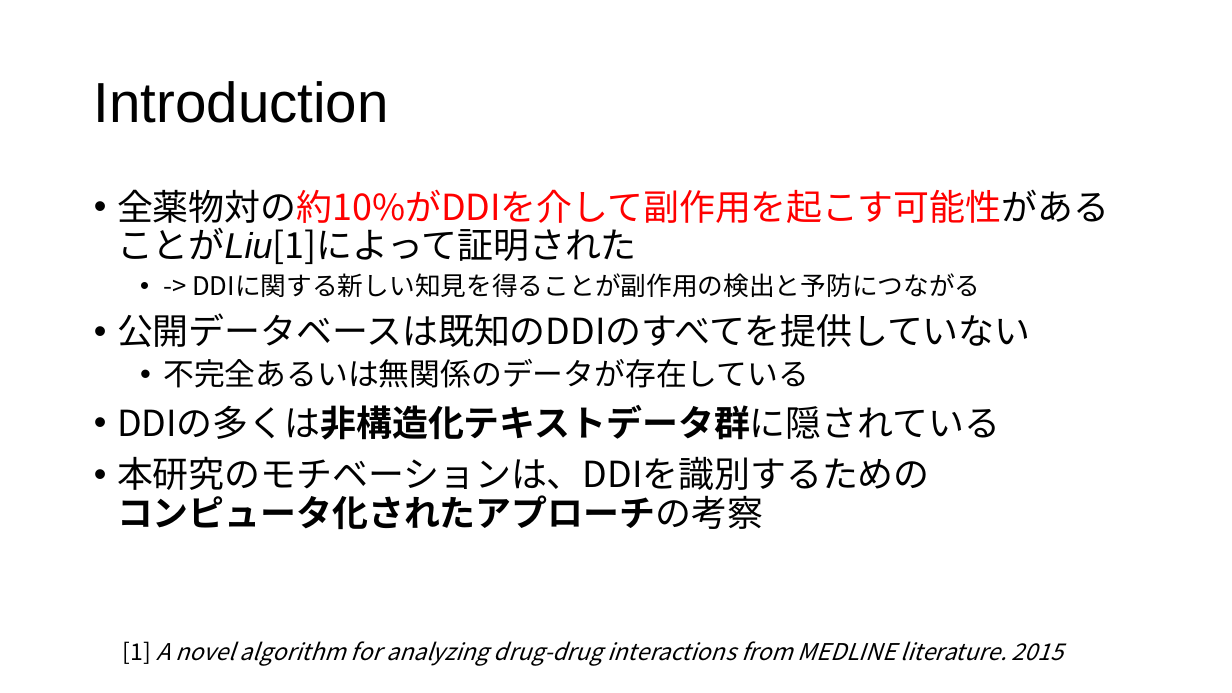
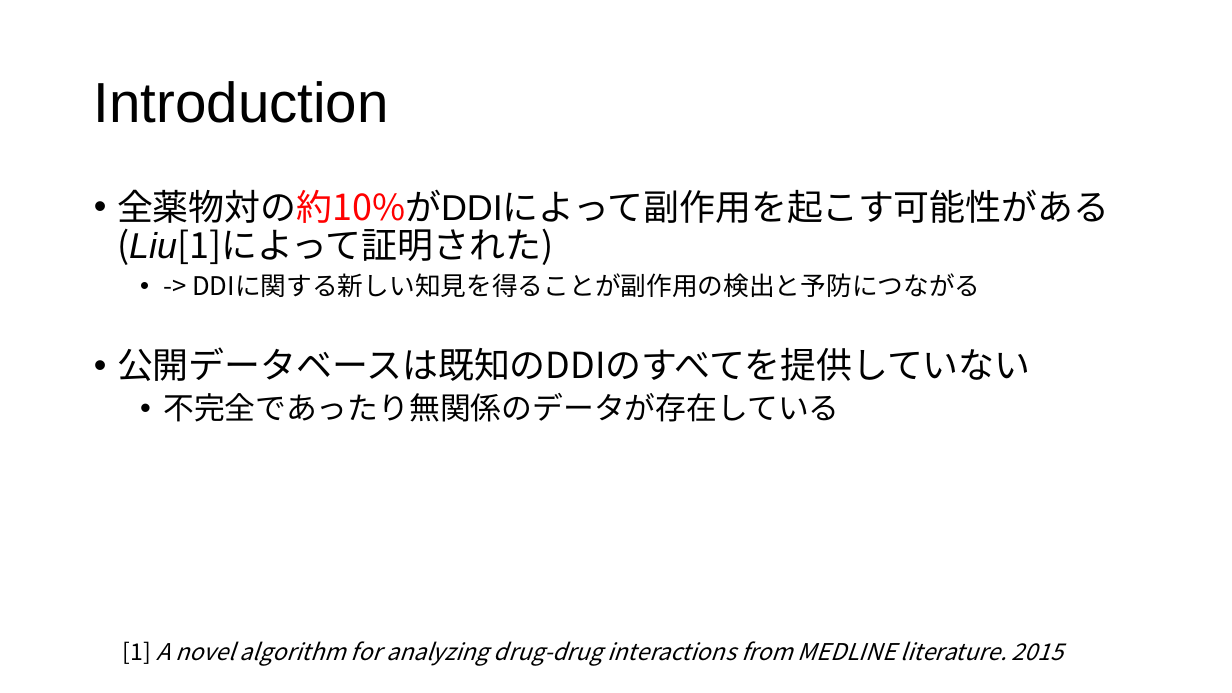
Before and after one commit to tsutarou10/variousFile, a slide deck: slide 7 of Predicting potential drug-drug interactions on topological and semantic similarity features using statistical learning.pptx (slide 5 before the commit). Drawn at 1232x693 pixels with LibreOffice and Linux fonts; fonts in the diff are those of the drawing. Boxes give left, top, right and bottom in pixels: in the first picture for what was removed or moved away, otherwise in the second. Text is boxed around its words. In the diff, an @@ line names an element or a change of style, - is before the commit and + after.

```diff
--- a/Predicting potential drug-drug interactions on topological and semantic similarity features using statistical learning.pptx
+++ b/Predicting potential drug-drug interactions on topological and semantic similarity features using statistical learning.pptx
@@ text at <box>117,189,1109,265</box>: text changed @@
-• 全薬物対の約10%がDDIを介して副作用を起こす可能性があることがLiu[1]によって証明された
+• 全薬物対の約10%がDDIによって副作用を起こす可能性がある(Liu[1]によって証明された)
@@ text at <box>163,393,839,422</box>: text changed; size 28 to 24 pt @@
-  • 不完全あるいは無関係のデータが存在している
-• DDIの多くは非構造化テキストデータ群に隠されている
-• 本研究のモチベーションは、DDIを識別するための
-  コンピュータ化されたアプローチの考察
+  • 不完全であったり無関係のデータが存在している
```
Also in this commit, not shown: 11 other slides changed, 5 slides added, 3 other files.
